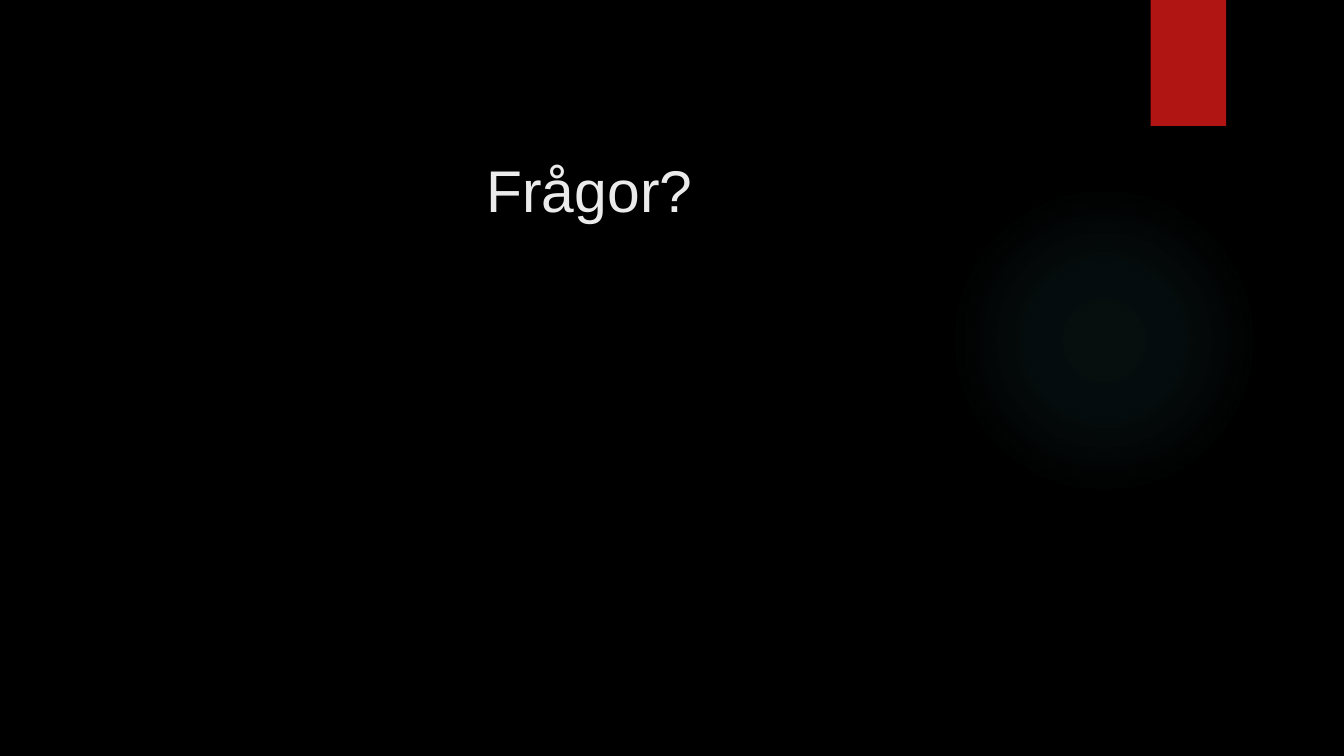
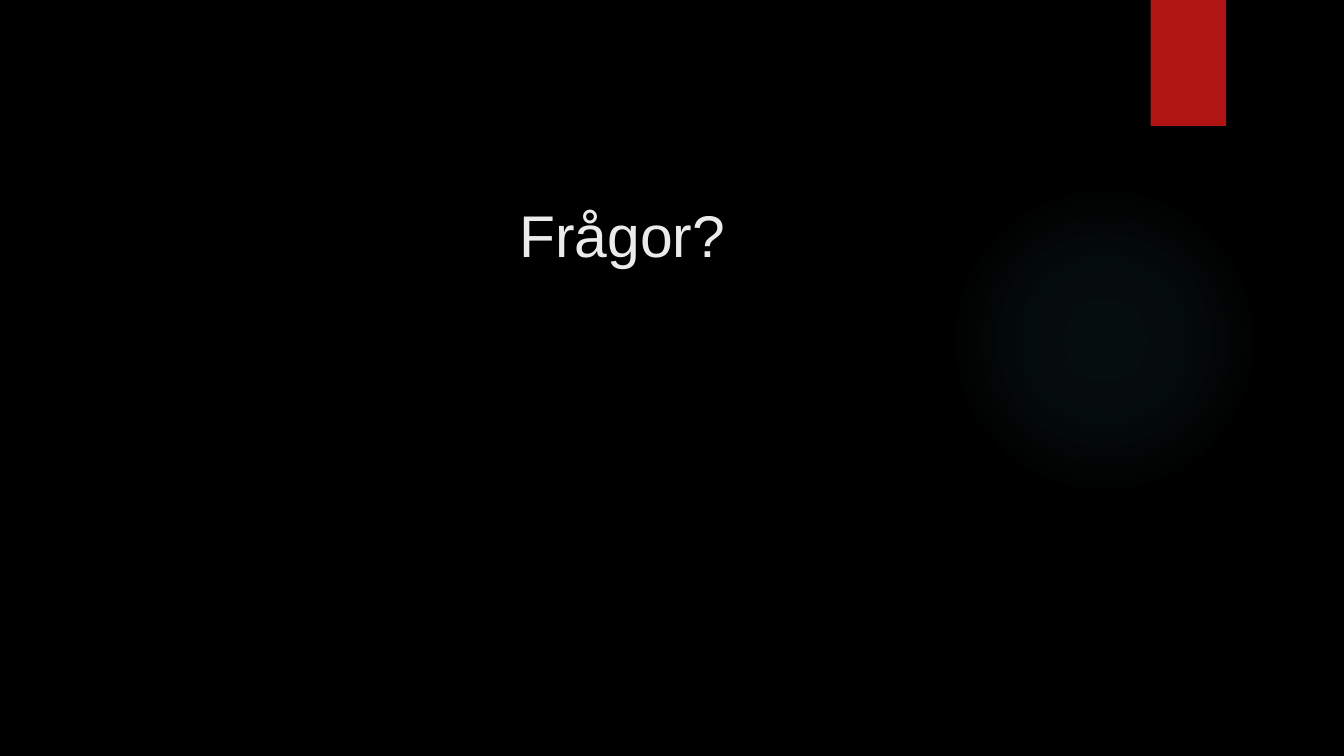
Before and after one commit to hamadaio/magic-mirror-project, a slide deck: slide 16 of pitch_group_mirror.pptx (slide 14 before the commit). Drawn at 1344x756 pixels with LibreOffice and Linux fonts; fonts in the diff are those of the drawing; background and template pictures are left out. Boxes give left, top, right and bottom in pixels: in the first picture for what was removed or moved away, otherwise in the second. Text is boxed around its words. In the diff, an @@ line names an element or a change of style, - is before the commit and + after.

```diff
--- a/pitch_group_mirror.pptx
+++ b/pitch_group_mirror.pptx
@@ title "Frågor?": place and size @@
-title "Frågor?" at [487,166,693,224]
+title "Frågor?" at [519,210,725,268]
```
Also in this commit, not shown: 10 other slides changed, 2 slides added.
